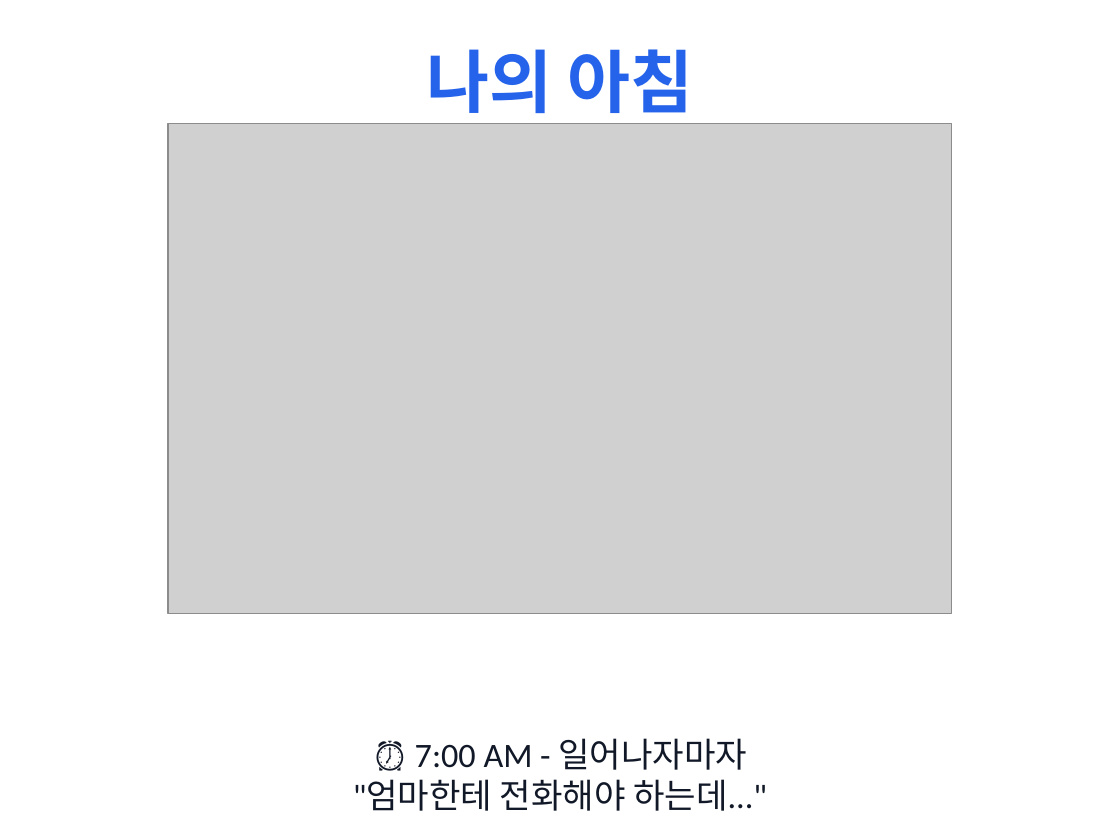
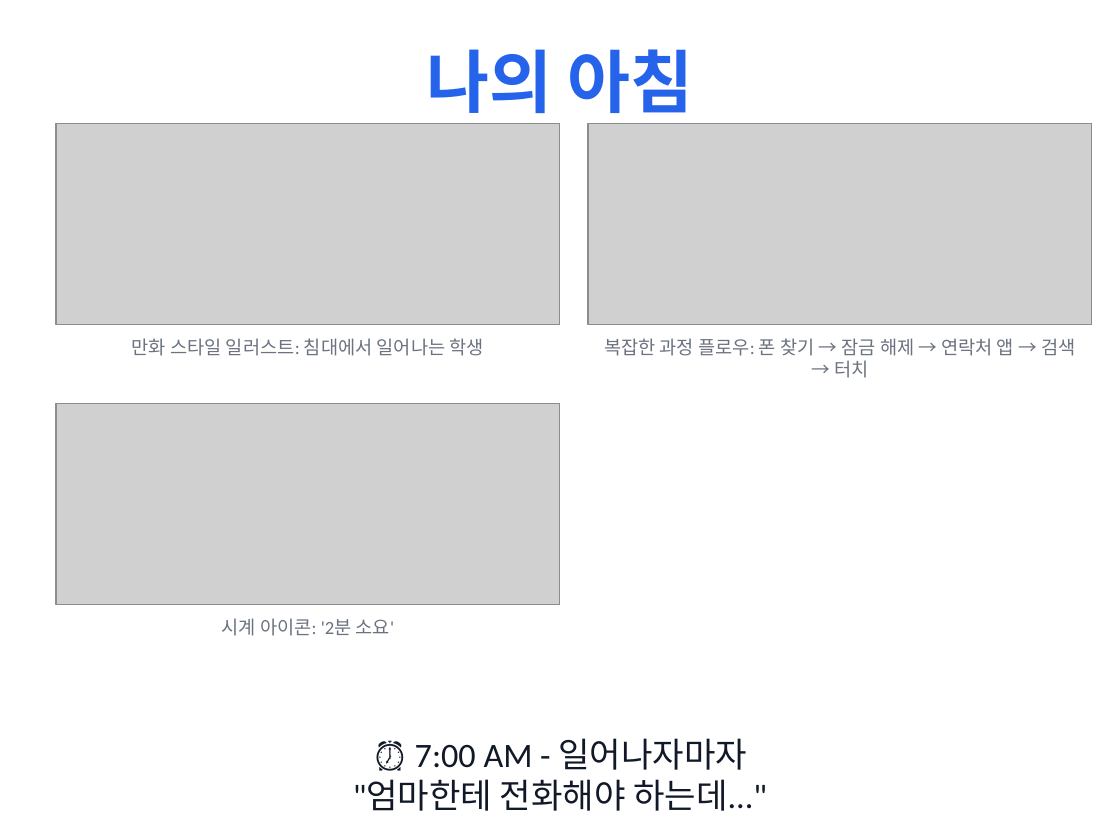
Before and after one commit to twoLoop-40/SoundToAct, a slide deck: slide 2 of presentations/output/SoundToAct_Presentation_WithImages.pptx. Drawn at 1120x840 pixels with LibreOffice and Linux fonts; fonts in the diff are those of the drawing; grey boxes stand for pictures. Boxes give left, top, right and bottom in pixels: in the first picture for what was removed or moved away, otherwise in the second. Text is boxed around its words. In the diff, an @@ line names an element or a change of style, - is before the commit and + after.

```diff
--- a/presentations/output/SoundToAct_Presentation_WithImages.pptx
+++ b/presentations/output/SoundToAct_Presentation_WithImages.pptx
@@ picture: place and size @@
-picture at [168, 123, 952, 614]
+picture at [56, 123, 560, 325]
@@ picture added at [588, 123, 1092, 325] @@
@@ text added at [132, 338, 484, 356], 12 pt, text #6B7280 @@
+만화 스타일 일러스트: 침대에서 일어나는 학생
@@ text added at [604, 338, 1075, 378], 12 pt, text #6B7280 @@
+복잡한 과정 플로우: 폰 찾기 → 잠금 해제 → 연락처 앱 → 검색 → 터치
@@ picture added at [56, 403, 560, 605] @@
@@ text added at [222, 618, 394, 636], 12 pt, text #6B7280 @@
+시계 아이콘: '2분 소요'
```
Also in this commit, not shown: 9 other slides changed, 2 other files.
